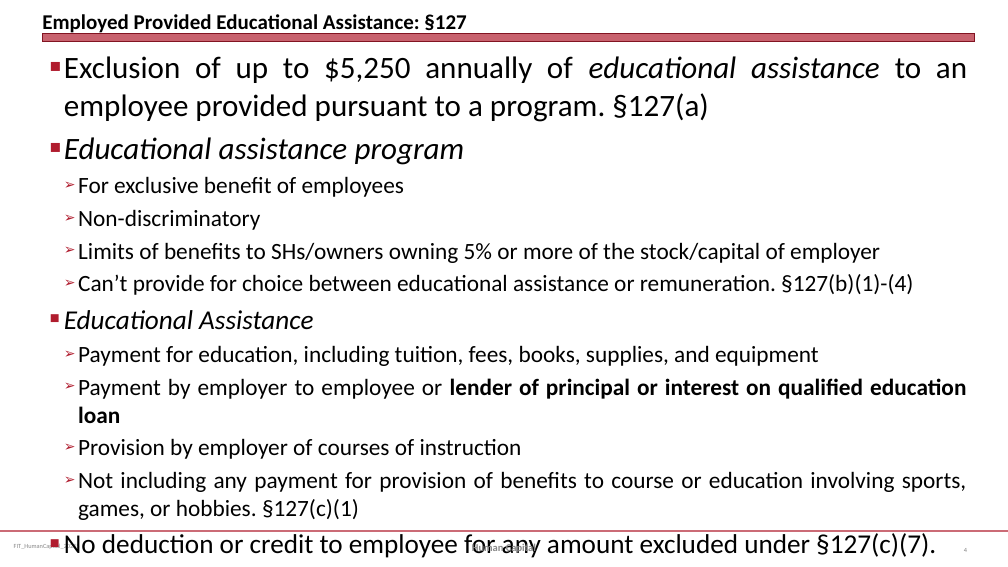
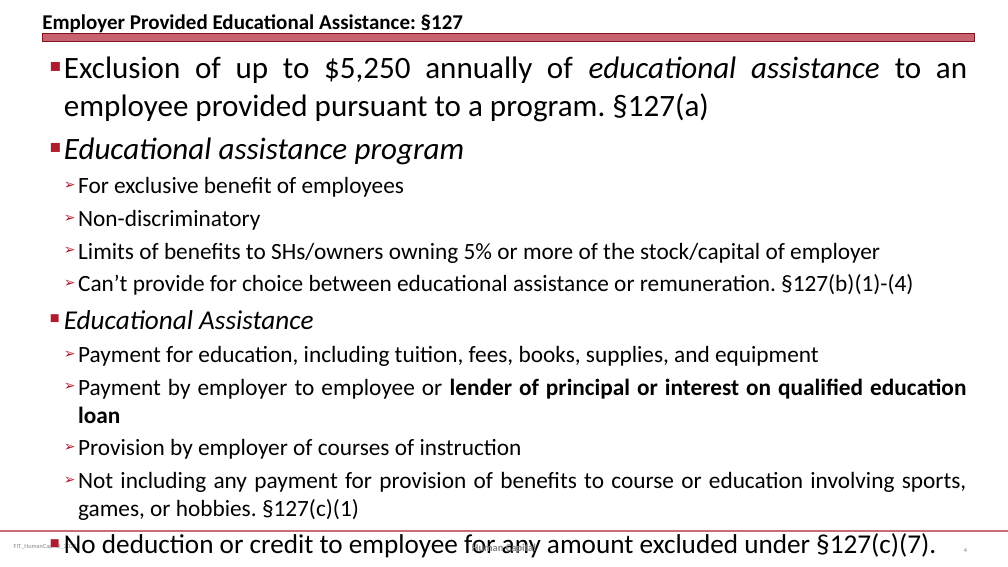
Before and after one commit to jmc877/Fed-Income-Tax, a slide deck: slide 4 of slides/FIT_HumanCapital_2025S.pptx. Drawn at 1008x567 pixels with LibreOffice and Linux fonts; fonts in the diff are those of the drawing. Boxes give left, top, right and bottom in pixels: in the first picture for what was removed or moved away, otherwise in the second. Text is boxed around its words. In the diff, an @@ line names an element or a change of style, - is before the commit and + after.

```diff
--- a/slides/FIT_HumanCapital_2025S.pptx
+++ b/slides/FIT_HumanCapital_2025S.pptx
@@ title at box(42, 14, 463, 35): text changed @@
-Employed Provided Educational Assistance: §127
+Employer Provided Educational Assistance: §127
```
Also in this commit, not shown: 1 other slide changed, 1 other file.
